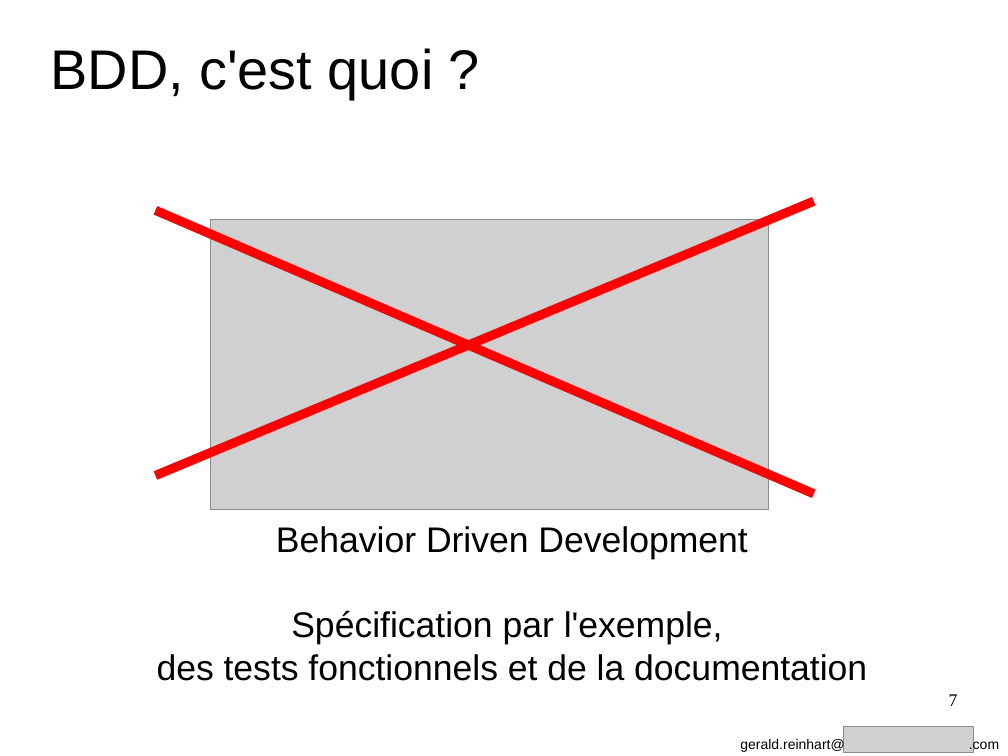
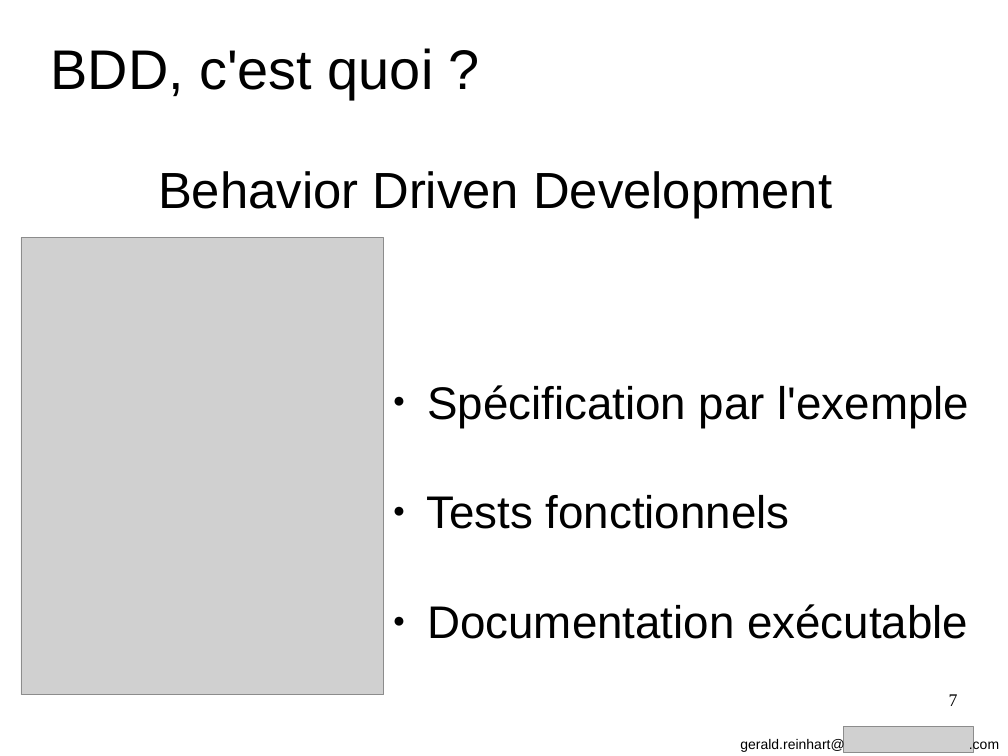
Before and after one commit to GeReinhart/dojo-bdd-library-ws-java, a slide deck: slide 7 of doc/BDD_presentation_agile_grenoble_2016.odp. Drawn at 1008x756 pixels with LibreOffice and Linux fonts; fonts in the diff are those of the drawing; grey boxes stand for pictures. Boxes give left, top, right and bottom in pixels: in the first picture for what was removed or moved away, otherwise in the second. Text is boxed around its words. In the diff, an @@ line names an element or a change of style, - is before the commit and + after.

```diff
--- a/doc/BDD_presentation_agile_grenoble_2016.odp
+++ b/doc/BDD_presentation_agile_grenoble_2016.odp
@@ text added at <box>158,171,832,219</box>, 40 pt, text #000000 @@
+Behavior Driven Development
@@ line removed from (155, 476) to (814, 201) @@
@@ picture: place and size @@
-picture at <box>210,220,769,509</box>
+picture at <box>21,238,384,695</box>
@@ line removed from (155, 210) to (814, 494) @@
@@ text at <box>426,385,970,639</box>: text changed; size 28 to 36 pt @@
-Behavior Driven Development
-Spécification par l'exemple,
-des tests fonctionnels et de la documentation
+● Spécification par l'exemple
+● Tests fonctionnels
+● Documentation exécutable
```
Also in this commit, not shown: 6 other slides changed, 1 other file.
